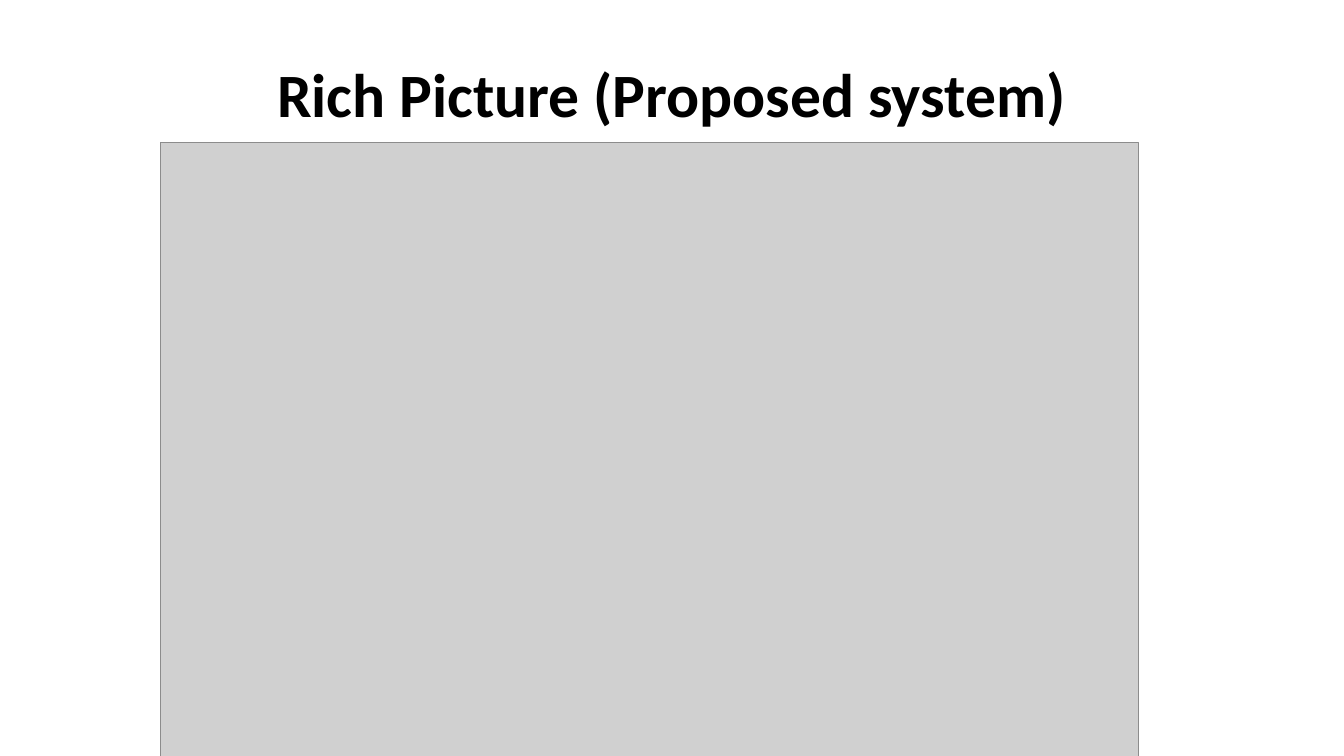
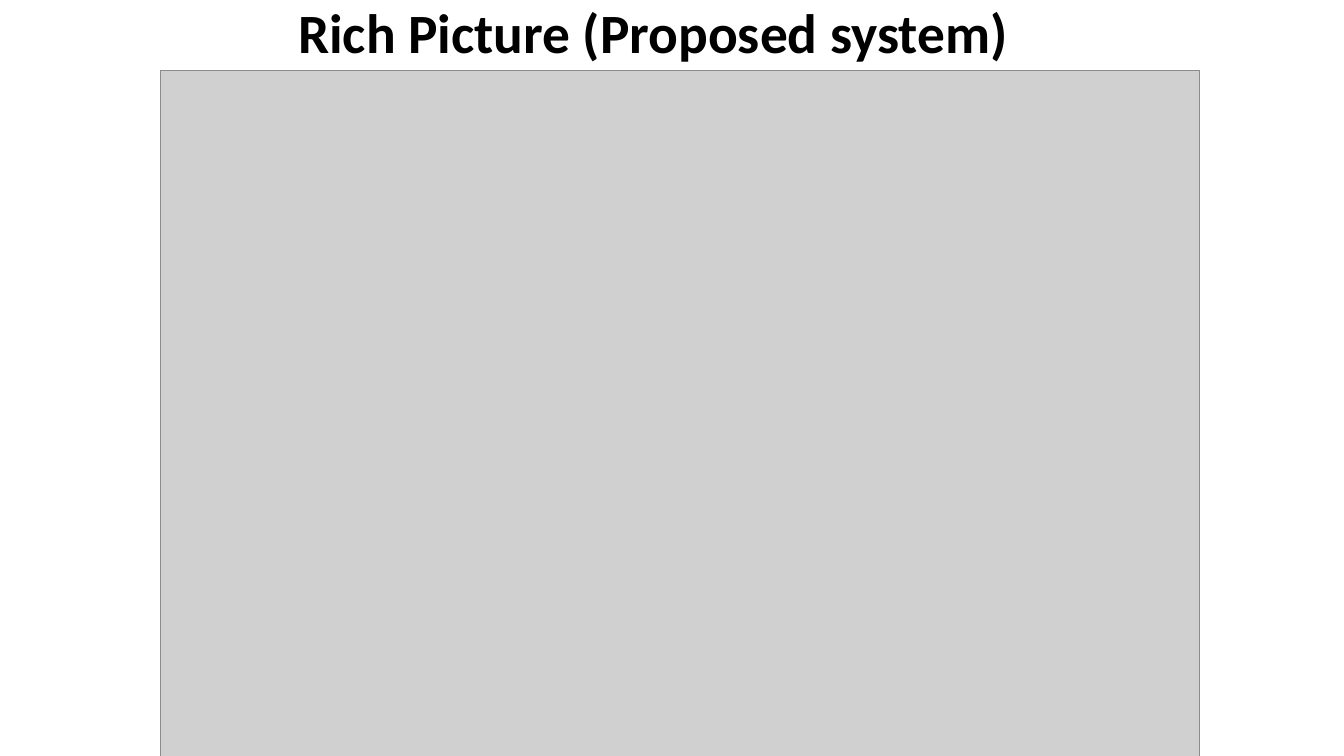
Before and after one commit to shoeb-gg/SPMS-Project, a slide deck: slide 4 of Student Performance Monitoring System (SPMS).pptx. Drawn at 1344x756 pixels with LibreOffice and Linux fonts; fonts in the diff are those of the drawing; grey boxes stand for pictures. Boxes give left, top, right and bottom in pixels: in the first picture for what was removed or moved away, otherwise in the second. Text is boxed around its words. In the diff, an @@ line names an element or a change of style, - is before the commit and + after.

```diff
--- a/Student Performance Monitoring System (SPMS).pptx
+++ b/Student Performance Monitoring System (SPMS).pptx
@@ title "Rich Picture (Proposed system)" moved from (x1=277, y1=71, x2=1065, y2=127) to (x1=298, y1=12, x2=1007, y2=62) @@
@@ title "Rich Picture (Proposed system)" at (x1=298, y1=12, x2=1007, y2=62): size 44 to 39.6 pt @@
@@ picture resized from (x1=160, y1=143, x2=1138, y2=756) to (x1=160, y1=71, x2=1200, y2=756) @@
```
Also in this commit, not shown: 6 other slides changed, 3 other files.
